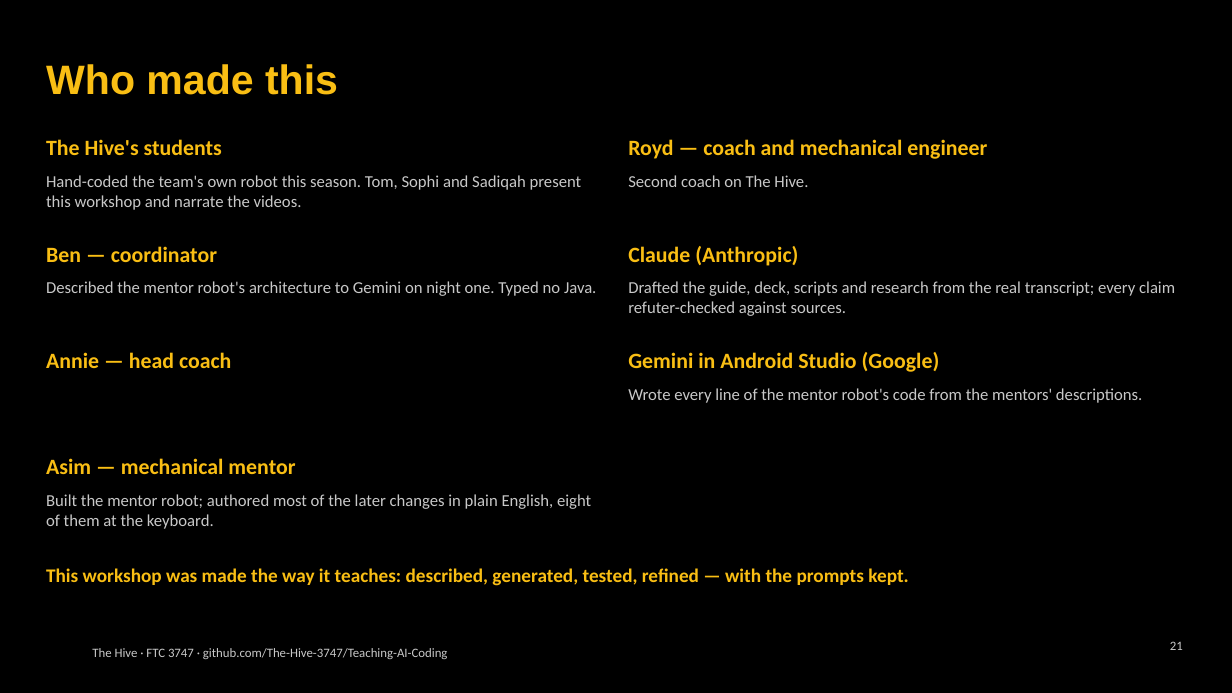
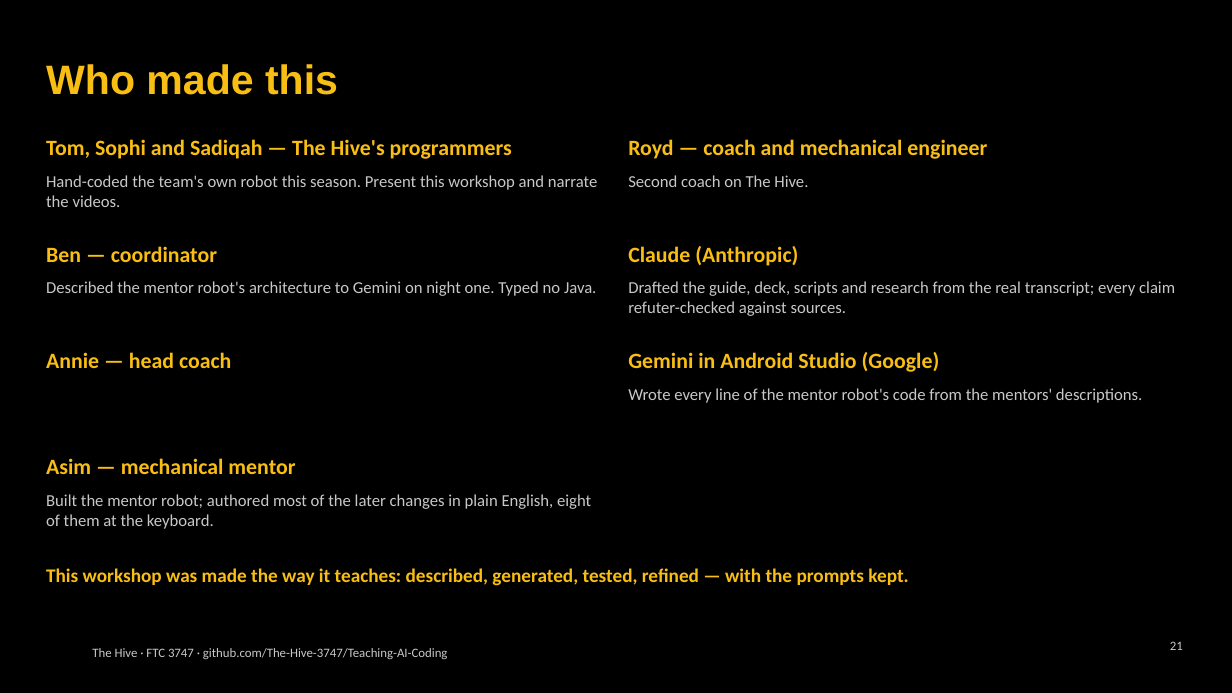
Before and after one commit to The-Hive-3747/Teaching-AI-Coding, a slide deck: slide 21 of slides/kickoff.pptx. Drawn at 1232x693 pixels with LibreOffice and Linux fonts; fonts in the diff are those of the drawing; background and template pictures are left out. Boxes give left, top, right and bottom in pixels: in the first picture for what was removed or moved away, otherwise in the second. Text is boxed around its words. In the diff, an @@ line names an element or a change of style, - is before the commit and + after.

```diff
--- a/slides/kickoff.pptx
+++ b/slides/kickoff.pptx
@@ text at [46,139,512,159]: text changed @@
-The Hive's students
+Tom, Sophi and Sadiqah — The Hive's programmers
@@ text at [46,175,597,207]: text changed @@
-Hand-coded the team's own robot this season. Tom, Sophi and Sadiqah present this workshop and narrate the videos.
+Hand-coded the team's own robot this season. Present this workshop and narrate the videos.
```
Also in this commit, not shown: 3 other files.
